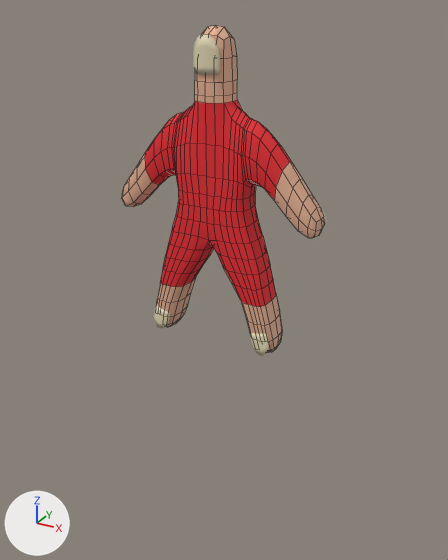
Renders of the Blender file assets/models/thumbThumb1.blend from each side of a commit.
Camera for both pictures: a 50 mm lens placed at (20.0, -33.8, 9.4), pointed at (0.8, 1.1, -8.1). Every picture has the same lights, and +X, +Y and +Z are marked at lower left. Mesh edges are drawn as thin lines on the coarser meshes.

Script lines for the objects in view, before the commit:
```python
ob_nail = bpy.data.objects.new('Nail', me_plane_001)
ob_nail.location = (0.55, -0.19, 6.42)
ob_nail.rotation_euler = (1.571, 1.571, 0.0)  # degrees (90, 90, 0)
ob_nail.scale = (0.683, 0.909, 0.909)
ob_nail_002 = bpy.data.objects.new('Nail.002', me_plane_003)
ob_nail_002.location = (0.55, -0.24, 6.42)
ob_nail_002.rotation_euler = (1.571, 1.571, 0.0)  # degrees (90, 90, 0)
ob_nail_002.scale = (0.683, 0.909, 0.909)
ob_thumb_thumb = bpy.data.objects.new('Thumb Thumb', me_cube_001)
ob_thumb_thumb.location = (0.55, 0.51, 0.0)
ob_thumb_thumb.rotation_euler = (0.0, 0.0, -1.571)  # degrees (0, 0, -90)
ob_thumb_thumb.scale = (1.09, 2.34, 4.51)
```
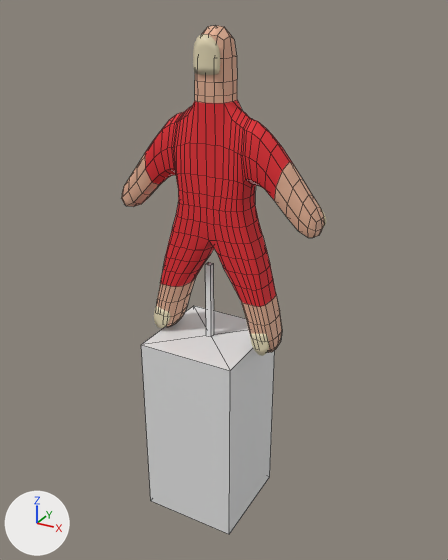
Location of each change, (x1, y1, x2, y2) in pixels of the pictures (448 x 560 px):
'Plane-noimp', added
    after: (141, 262, 275, 534)

Diff of the bpy script that builds the scene:
```diff
--- a/assets/models/thumbThumb1.blend.py
+++ b/assets/models/thumbThumb1.blend.py
@@ me_plane @@
+me_plane.from_pydata([(-0.06, -0.06, 0.0), (0.06, -0.06, 0.0), (-0.06, 0.06, 0.0), (0.06, 0.06, 0.0), (-1.0, 1.0, -3.99), (-1.0, -1.0, -3.99), (1.0, -1.0, -3.99), (1.0, 1.0, -3.99), (-1.0, 1.0, 0.0), (-1.0, -1.0, 0.0), (1.0, -1.0, 0.0), (1.0, 1.0, 0.0), (-0.06, 0.06, 1.56), (-0.06, -0.06, 1.56), (0.06, -0.06, 1.56), (0.06, 0.06, 1.56)], [], [(2, 3, 15, 12), (5, 6, 7, 4), (9, 10, 6, 5), (10, 11, 7, 6), (8, 9, 5, 4), (11, 8, 4, 7), (2, 0, 9, 8), (0, 1, 10, 9), (1, 3, 11, 10), (3, 2, 8, 11), (13, 12, 15, 14), (1, 0, 13, 14), (3, 1, 14, 15), (0, 2, 12, 13)])
@@ ob_plane_noimp @@
+ob_plane_noimp = bpy.data.objects.new('Plane-noimp', me_plane)
+ob_plane_noimp.location = (0.0, 0.45, -12.34)
+ob_plane_noimp.scale = (3.55, 3.55, 3.55)
```
